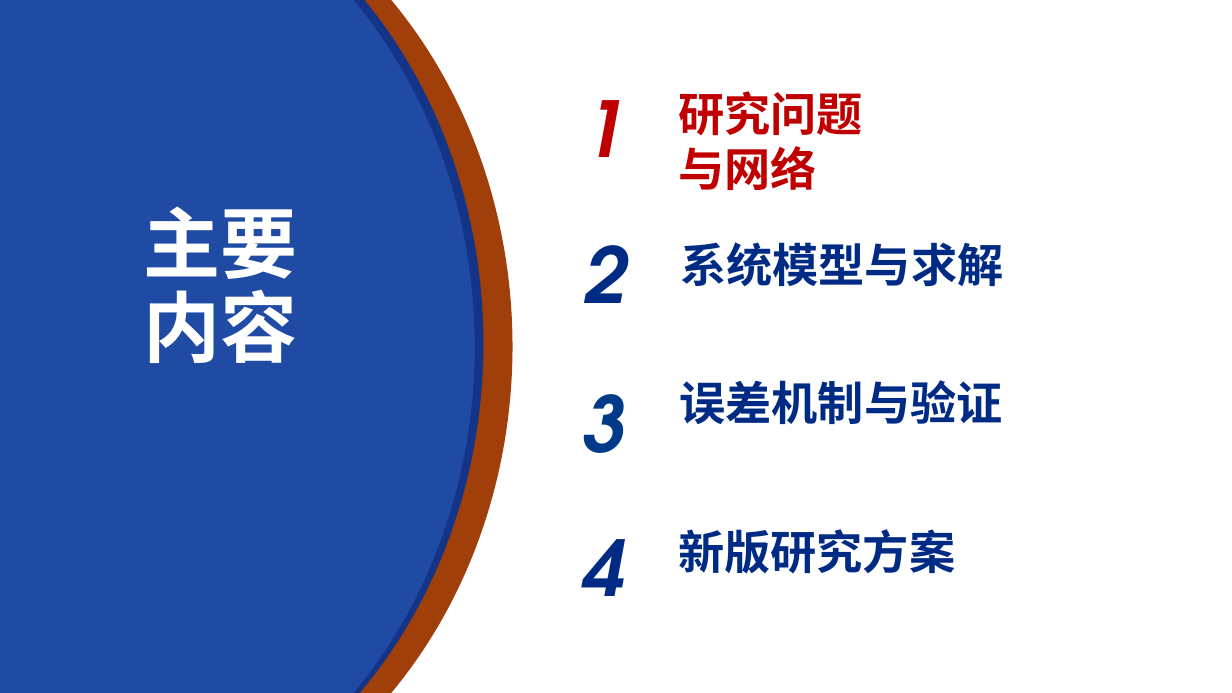
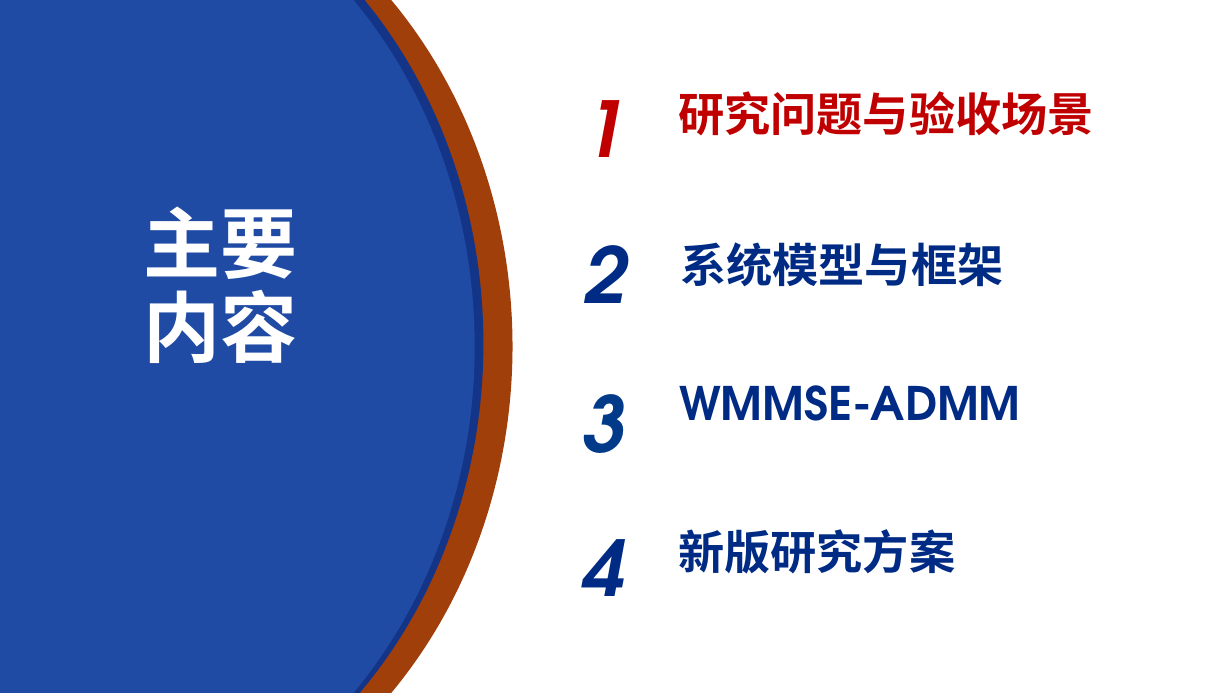
Before and after one commit to soysoybean0924-hash/CF-MultiTRP-Optimization, a slide deck: slide 2 of docs/research_ppt_20261020/CHASI_研究汇报_研究计划表达_20261020.pptx. Drawn at 1232x693 pixels with LibreOffice and Linux fonts; fonts in the diff are those of the drawing; background and template pictures are left out. Boxes give left, top, right and bottom in pixels: in the first picture for what was removed or moved away, otherwise in the second. Text is boxed around its words. In the diff, an @@ line names an element or a change of style, - is before the commit and + after.

```diff
--- a/docs/research_ppt_20261020/CHASI_研究汇报_研究计划表达_20261020.pptx
+++ b/docs/research_ppt_20261020/CHASI_研究汇报_研究计划表达_20261020.pptx
@@ text at [678, 91, 1094, 135]: text changed @@
-研究问题与网络
+研究问题与验收场景
@@ text at [680, 242, 1003, 287]: text changed @@
-系统模型与求解
+系统模型与框架
@@ text at [679, 385, 1020, 421]: text changed @@
-误差机制与验证
+WMMSE-ADMM
```
Also in this commit, not shown: 7 other slides changed.
